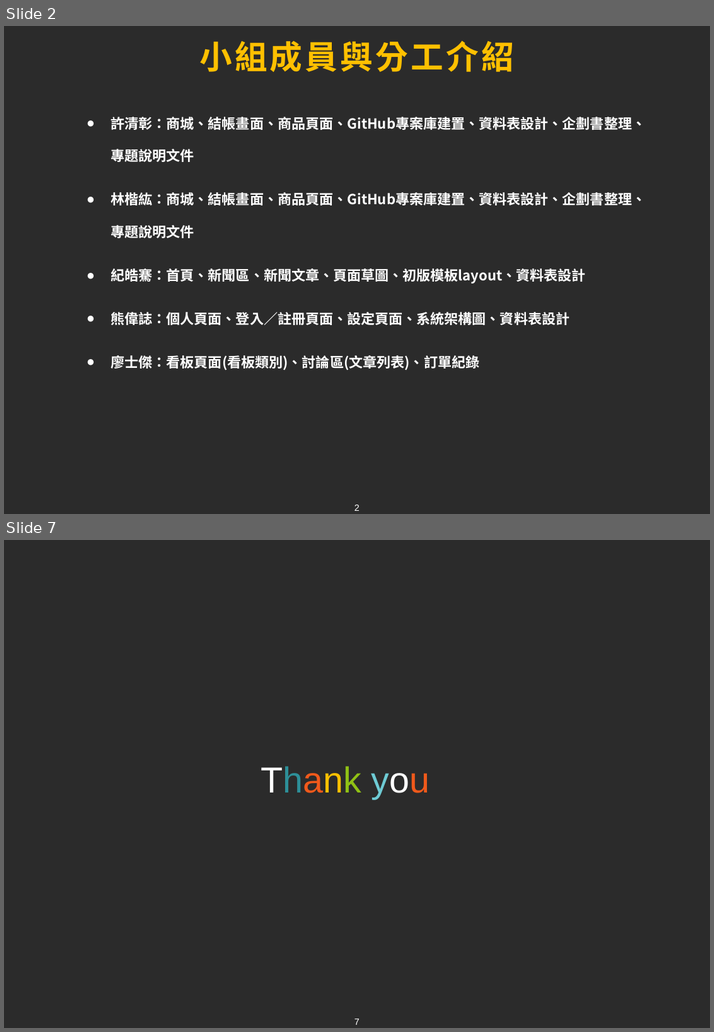
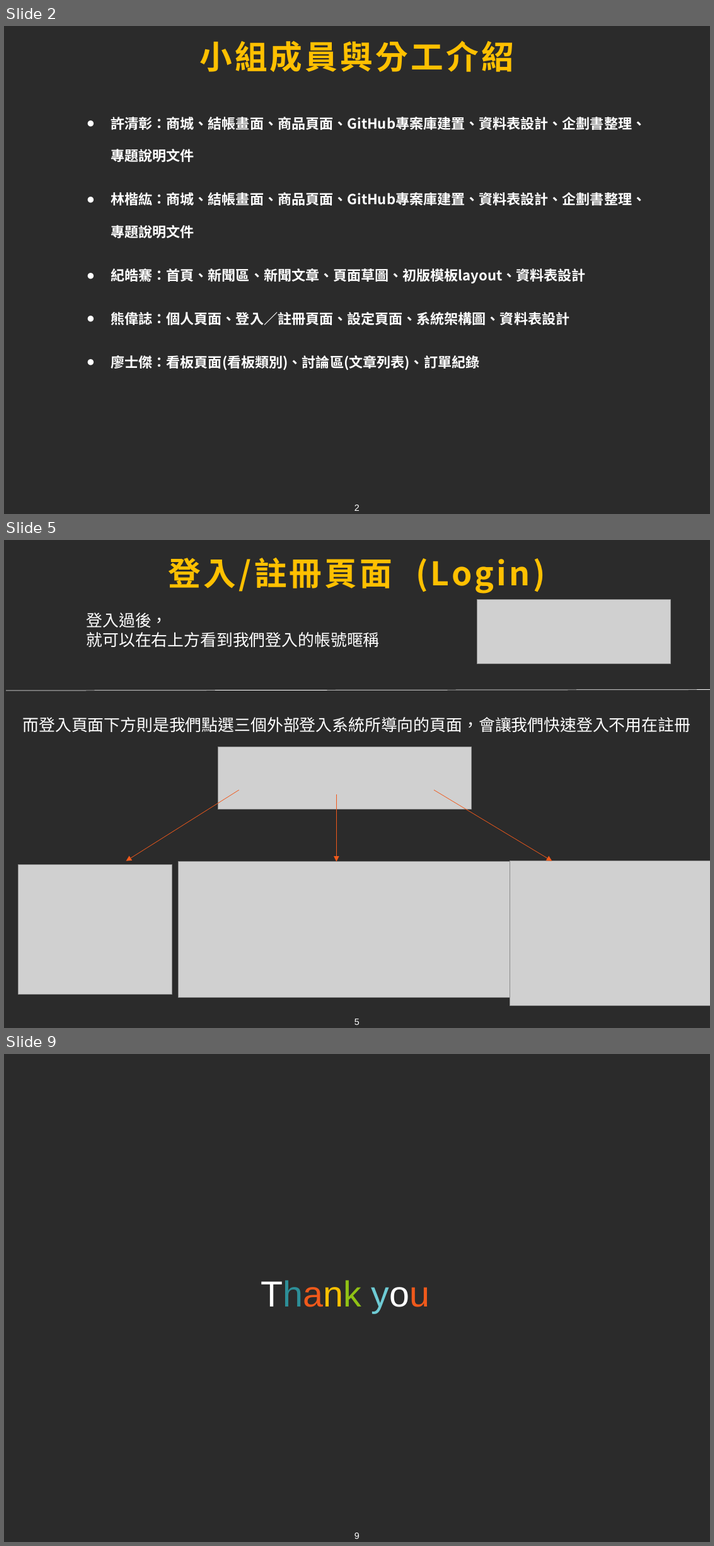
Before and after one commit to tim93009/FinalProject_GameForum, a slide deck: docs/ppt/xiong.pptx. Shown one above the other, each under a label of ours: slides 2 and 7 before the commit, slides 2, 5 and 9 after it; the slides between them are not shown. The pictures are 714x1032 and 714x1546 pixels, drawn with LibreOffice and Linux fonts; fonts in the diff are those of the drawing; grey boxes stand for pictures; background and template pictures are left out; a plain dark background stands for a picture behind light text. Boxes give left, top, right and bottom in pixels: in the first picture for what was removed or moved away, otherwise in the second. Text is boxed around its words. In the diff, an @@ line names an element or a change of style, - is before the commit and + after.

```diff
--- a/docs/ppt/xiong.pptx
+++ b/docs/ppt/xiong.pptx
@@ slide 5 added at (4,540,710,1028), background picture (left out); not listed: 1 template element that a slide beside it also shows @@
@@ title added at (168,558,545,594), 36 pt, text #FFC000, bold @@
+登入/註冊頁面 (Login)
@@ text added at (87,612,379,647), 18 pt, text #FFFFFF @@
+登入過後，
+就可以在右上方看到我們登入的帳號暱稱
@@ picture added at (477,600,671,665) @@
@@ line added from (6, 691) to (710, 690), #FFFFFF 0.5 pt @@
@@ text added at (23,717,691,732), 18 pt, text #FFFFFF @@
+而登入頁面下方則是我們點選三個外部登入系統所導向的頁面，會讓我們快速登入不用在註冊
@@ picture added at (218,747,471,810) @@
@@ arrow added from (239, 790) to (126, 861), #F0591B 0.5 pt @@
@@ arrow added from (336, 795) to (336, 862), #F0591B 0.5 pt @@
@@ arrow added from (434, 790) to (552, 861), #F0591B 0.5 pt @@
@@ picture added at (18,865,172,995) @@
@@ picture added at (178,862,511,998) @@
@@ picture added at (510,861,710,1006) @@
@@ what was slide 7 is now slide 9 @@
@@ page number at (354,1533,359,1539): text changed @@
-7
+9
```
Also in this commit, not shown: 3 slides changed, 2 other slides added, 1 slide removed, 4 other files.
